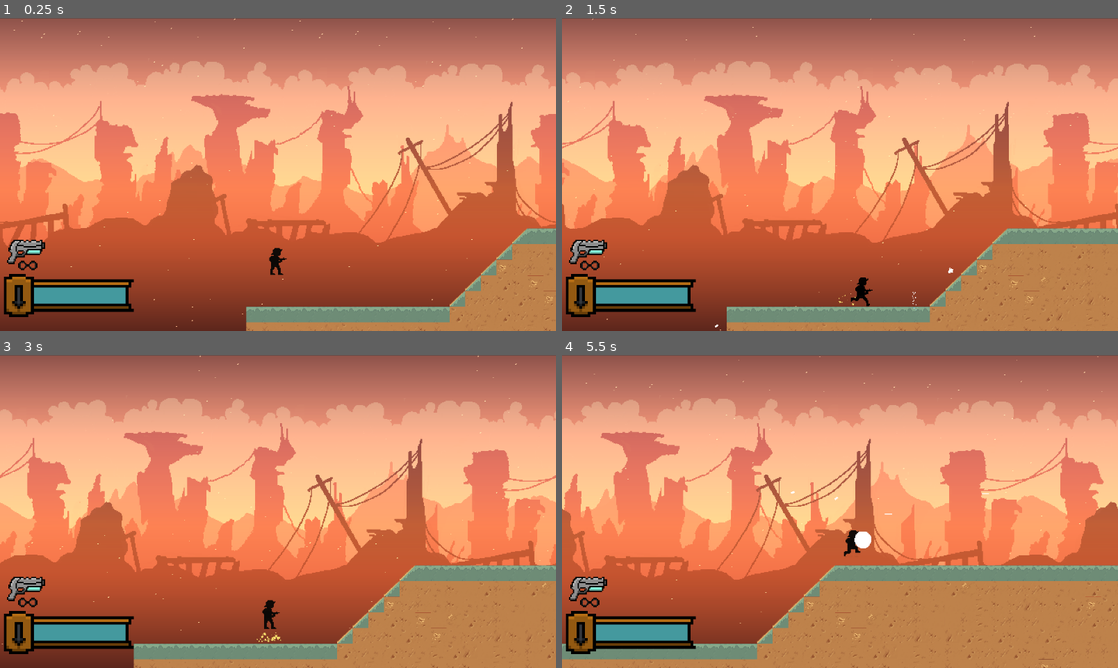
Above: before the commit, frames 1-4 (two rows, left to right).
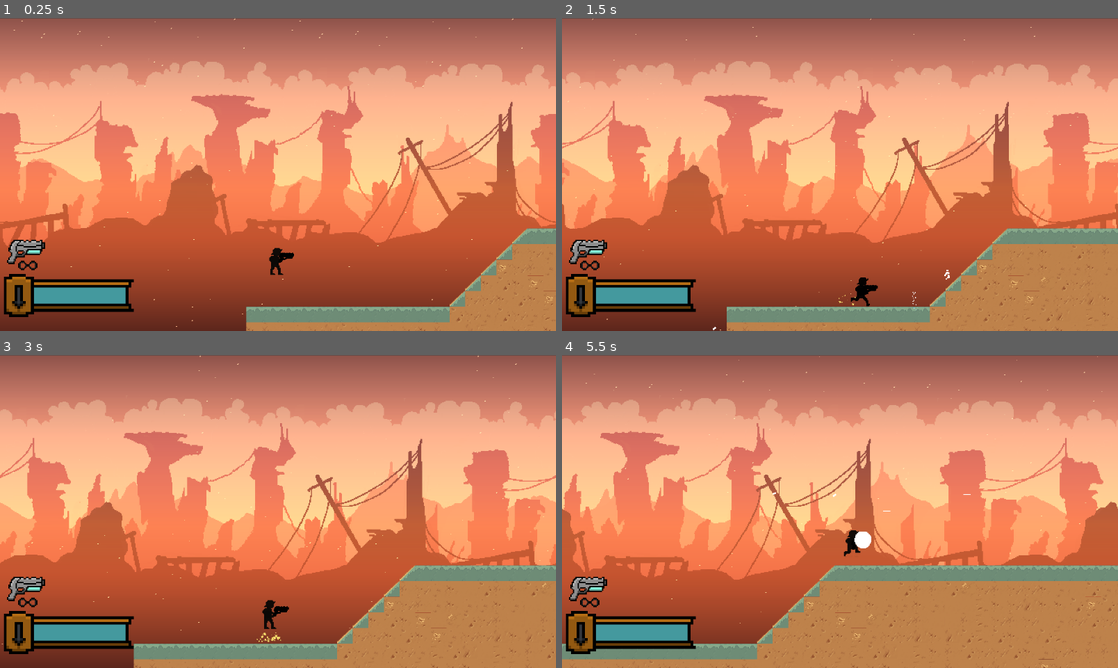
Above: after the commit, the same moments.

Repository: dzfrias/gladiator
Game: Godot game, scene res://scenes/mission.tscn
The game is run twice, just before and just after one commit, with the same random seed, the same clock (stepped at 60 frames per second) and the same inputs. This scene is started directly instead of the project's main scene. The engine's default icon, where the game draws it, is replaced by a stand-in: a white triangle on a blue panel in a dark square. Sound files missing from this copy of the repository are replaced by a short silence.
Inputs (mouse positions are in pixels of both pictures, inside the frame that each line leads up to):
- Up to frame 1 (0.25 s): no input
- Up to frame 2 (1.5 s): move the mouse to (962, 158) at 0.52 s; press the mouse at (962, 158) at 0.53 s; hold D (right) from 0.53 s (still down); tap Space (jump) at 0.77, 1.07 s; right-click (962, 158) at 0.8 s; move the mouse to (728, 190) at 1.27 s; release the mouse at (728, 190) at 1.28 s; right-click (728, 190) at 1.35 s
- Up to frame 3 (3 s): tap Space (jump) at 1.52, 1.82, 2.3, 2.85 s; tap Q (toggle_alt) at 1.55 s; move the mouse to (333, 442) at 2.02 s; release D (right) at 2.03 s; hold A (left) 2.03-2.78 s; hold Q (toggle_alt) 2.03-2.78 s; move the mouse to (250, 574) at 2.77 s; hold D (right) from 2.78 s (still down)
- Up to frame 4 (5.5 s): tap Space (jump) at 3.02, 3.32, 3.77, 4.07, 4.52, 4.82, 5.3 s; click (812, 574) at 3.05 s; move the mouse to (1006, 558) at 3.52 s; hold S (burrow) 3.53-4.28 s; right-click (1006, 558) at 3.8 s; move the mouse to (673, 464) at 4.27 s; release D (right) at 4.28 s; hold A (left) 4.28-5.03 s; tap Shift (fallthrough) at 4.35 s; tap Q (toggle_alt) at 4.55 s; move the mouse to (867, 511) at 5.02 s; press the mouse at (867, 511) at 5.03 s; hold D (right) from 5.03 s (still down)

The runs differ from the first frame. In frame 1, less than 0.1% of the frame differs, in the area x 50-53%, y 74-78%; in frame 2, less than 0.1%; in frame 3, less than 0.1%; in frame 4, 0.6%, in the area x 0-98%, y 0-93%.

Commit message:
Improve player weapon
Overlay weapon sprite over player sprite and fix sniper gun.

Diff:
--- a/scenes/player.tscn
+++ b/scenes/player.tscn
@@ -11,8 +11,11 @@
 [ext_resource type="Script" path="res://scripts/player/player_particles.gd" id="8_7w5qy"]
 [ext_resource type="Script" path="res://scripts/player/inventory.gd" id="11_40if5"]
 [ext_resource type="Texture2D" uid="uid://du6qc0vrqayb0" path="res://assets/Art/Player_Shoot.png" id="14_kscrq"]
+[ext_resource type="Shader" path="res://resources/shaders/solid_color.gdshader" id="14_ojru7"]
 [ext_resource type="Texture2D" uid="uid://b3yl3oymh43ks" path="res://assets/Art/PlayerJump1.png" id="15_3rly8"]
 [ext_resource type="Texture2D" uid="uid://dwowtfaylsxnu" path="res://assets/Art/PlayerWalk1.png" id="15_5unjr"]
+[ext_resource type="Texture2D" uid="uid://x4pn0woh6rtk" path="res://assets/Art/laser_pistol.png" id="15_ayyhw"]
+[ext_resource type="Script" path="res://scripts/player/player_gun.gd" id="16_ud12g"]
 
 [sub_resource type="RectangleShape2D" id="RectangleShape2D_m5kfl"]
 size = Vector2(40, 62)
@@ -146,6 +149,10 @@
 "name": &"walk",
 "speed": 8.0
 }]
+
+[sub_resource type="ShaderMaterial" id="ShaderMaterial_d3okp"]
+shader = ExtResource("14_ojru7")
+shader_parameter/color = Color(0, 0, 0, 1)
 
 [node name="Player" type="CharacterBody2D"]
 z_index = 1
@@ -224,3 +231,10 @@
 sprite_frames = SubResource("SpriteFrames_a5fr2")
 animation = &"walk"
 autoplay = "idle"
+
+[node name="PlayerGun" type="Sprite2D" parent="."]
+material = SubResource("ShaderMaterial_d3okp")
+position = Vector2(18, -5)
+scale = Vector2(1.2, 1.2)
+texture = ExtResource("15_ayyhw")
+script = ExtResource("16_ud12g")
--- a/scenes/wolf.tscn
+++ b/scenes/wolf.tscn
@@ -12,7 +12,7 @@
 [ext_resource type="Script" path="res://scripts/edge_detector.gd" id="10_1gcnm"]
 
 [sub_resource type="RectangleShape2D" id="RectangleShape2D_ot88w"]
-size = Vector2(55, 44.5)
+size = Vector2(60, 51)
 
 [sub_resource type="RectangleShape2D" id="RectangleShape2D_ct54a"]
 size = Vector2(28, 36)
@@ -124,7 +124,7 @@
 script = ExtResource("7_3l162")
 
 [node name="CollisionShape2D" type="CollisionShape2D" parent="."]
-position = Vector2(0.5, -2.75)
+position = Vector2(0, -5.5)
 shape = SubResource("RectangleShape2D_ot88w")
 
 [node name="Direction" type="Node" parent="."]
--- a/scripts/player/player.gd
+++ b/scripts/player/player.gd
@@ -6,7 +6,7 @@
 
 @export var movement_settings: Resource
 @export var bullet_wall_delta: float = 100.0
-@onready var selected_weapon = $MainWeapon
+@onready var selected_weapon: Weapon = $MainWeapon
 
 var _underground_time := 0.0
 var _state := State.CONTROL
@@ -15,10 +15,17 @@
 var _jump_time := 0.0
 var _jump_buffer := 0.0
 var _wants_burrow := false
+var _firing: FiringWeapon = FiringWeapon.NONE
 @onready var _current_move_speed = movement_settings.move_speed
 @onready var _original_item_x = $ItemPosition.position.x
 
 static var Instance
+
+enum FiringWeapon {
+	SELECTED,
+	OTHER,
+	NONE,
+}
 
 enum State {
 	CONTROL,
@@ -60,7 +67,7 @@
 
 	# As a last-ditch sanity check, disable the weapon if we're not in the control state
 	if _state != State.CONTROL:
-		_stop_firing()
+		_firing = FiringWeapon.NONE
 
 	# Handle continuous (horizontal) movement
 	match _state:
@@ -91,8 +98,7 @@
 
 	# Switch direction based on mouse if using omnidirectionally-aiming weapon
 	if selected_weapon.weapon_stats.aim_mode == WeaponStats.AimMode.OMNIDIRECTIONAL:
-		var mouse_angle = selected_weapon.get_angle_to(get_global_mouse_position())
-		var mouse_v := Vector2.RIGHT.rotated(mouse_angle)
+		var mouse_v := Vector2.RIGHT.rotated(get_firing_angle())
 		$Direction.is_right = mouse_v.x > 0
 		Debug.draw_line(
 			selected_weapon.global_position,
@@ -102,6 +108,28 @@
 			0.01,
 		)
 
+	# Fire gun if possible
+	match _firing:
+		FiringWeapon.NONE:
+			if $MainWeapon.is_continuous():
+				$MainWeapon.stop_continuous_fire()
+			if alt_weapon() != null and alt_weapon().is_continuous():
+				$AltWeapon.stop_continuous_fire()
+		FiringWeapon.SELECTED:
+			if selected_weapon.can_fire:
+				if selected_weapon.is_continuous():
+					selected_weapon.continuous_fire($Direction)
+				else:
+					selected_weapon.fire(get_firing_angle())
+		FiringWeapon.OTHER:
+			var other := $AltWeapon
+			if selected_weapon == $AltWeapon:
+				other = $MainWeapon
+			if other.can_fire:
+				if other.is_continuous():
+					other.continuous_fire($Direction)
+				else:
+					other.fire(get_firing_angle())
 	_align()
 	_adjust_bullet_walls()
 
@@ -138,7 +166,6 @@
 		set_collision_mask_value(Math.ilog2(Constants.PLATFORM_LAYER) + 1, true)
 
 	if event.is_action_pressed("toggle_alt") and alt_weapon() != null:
-		_stop_firing()
 		if selected_weapon == $MainWeapon:
 			$MainWeapon.deactivate_effects()
 			selected_weapon = $AltWeapon
@@ -161,7 +188,7 @@
 			if event.is_action_pressed("shield"):
 				$Shield.enable()
 				_state = State.SHIELD
-				_stop_firing()
+				_firing = FiringWeapon.NONE
 				_current_move_speed = movement_settings.shield_move_speed
 
 			# Burrow
@@ -181,21 +208,17 @@
 			if event.is_action_pressed("fire"):
 				var item = $Inventory.get_held_item()
 				if item == WEAPON_INDICATOR:
-					selected_weapon.set_firing($Direction)
+					_firing = FiringWeapon.SELECTED
 				else:
 					assert(item is GadgetInfo)
 					_use_gadget(item)
 			if event.is_action_released("fire"):
-				_stop_firing()
+				_firing = FiringWeapon.NONE
 
 			if event.is_action_pressed("fire_alt") and alt_weapon() != null:
-				if selected_weapon == $MainWeapon:
-					$AltWeapon.set_firing($Direction)
-				else:
-					assert(selected_weapon == $AltWeapon)
-					$MainWeapon.set_firing($Direction)
+				_firing = FiringWeapon.OTHER
 			if event.is_action_released("fire_alt"):
-				_stop_firing()
+				_firing = FiringWeapon.NONE
 
 			# Interact
 			if event.is_action_pressed("interact"):
@@ -245,11 +268,11 @@
 	_is_jumping = true
 	velocity.y = -movement_settings.jump_speed
 
-func damage(amount: float, direction: Vector2) -> void:
+func damage(amount: float, direction_: Vector2) -> void:
 	if $Health.has_died or collision_layer == Constants.INVINCIBLE_LAYER:
 		return
 	print("Player hit")
-	$Health.take_damage(amount, direction)
+	$Health.take_damage(amount, direction_)
 
 func _roll() -> void:
 	_state = State.ROLL
@@ -317,7 +340,7 @@
 	return $Inventory.get_held_item() == WEAPON_INDICATOR
 
 func _on_item_switched(_current_item):
-	selected_weapon.set_firing(null)
+	_firing = FiringWeapon.NONE
 
 func is_on_platform():
 	return $PlatformRaycast.is_colliding()
@@ -350,16 +373,23 @@
 
 func hitbox() -> CollisionShape2D:
 	return $Hitbox
+
+func direction() -> Direction:
+	return $Direction
+
+func sprite() -> AnimatedSprite2D:
+	return $AnimatedSprite2D
+
+func get_firing_angle() -> float:
+	if selected_weapon.weapon_stats.aim_mode == WeaponStats.AimMode.OMNIDIRECTIONAL:
+		return selected_weapon.get_angle_to(get_global_mouse_position())
+	return $Direction.angle
 
 func _on_weapon_fired(weapon_: Weapon) -> void:
 	var strength: Vector2 = Vector2(12.0 * -$Direction.scalar, -4.0) * weapon_.weapon_stats.strength
 	$Camera2D.move(strength)
 	if $AnimatedSprite2D.get_animation() == "idle" or $AnimatedSprite2D.get_animation() == "fire":
 		$AnimatedSprite2D.play("fire")
-
-func _stop_firing() -> void:
-	$MainWeapon.set_firing(null)
-	$AltWeapon.set_firing(null)
 
 func _flash_invincible() -> void:
 	while collision_layer == Constants.INVINCIBLE_LAYER:
--- /dev/null
+++ b/scripts/player/player_gun.gd
@@ -0,0 +1,33 @@
+class_name PlayerGun extends Sprite2D
+
+@export var run_offset: Vector2 = Vector2(-5, 2)
+@export var run_frames: Array[int] = [2, 6]
+@export var shoot_rotation: float = PI / 6
+@export var shoot_recovery_speed: float = 0.2
+
+var _player: Player
+@onready var _original_x: float = position.x
+@onready var _original_y: float = position.y
+
+func _ready() -> void:
+	_player = get_parent() as Player
+	_player.on_weapon_switch.connect(_on_weapon_switched)
+	_player.main_weapon().fired.connect(_on_weapon_fired)
+	# _player.alt_weapon().fired.connect(_on_weapon_fired)
+
+func _process(_delta: float) -> void:
+	var p := run_offset if run_frames.has(_player.sprite().frame) else Vector2.ZERO
+	p.x *= _player.direction().scalar
+	position.x = _original_x * _player.direction().scalar
+	position.y = _original_y
+	position += p
+	flip_h = not _player.direction().is_right
+	visible = _player.sprite().visible
+
+func _on_weapon_switched() -> void:
+	texture = _player.selected_weapon.weapon_stats.image
+
+func _on_weapon_fired() -> void:
+	rotation = shoot_rotation * -_player.direction().scalar
+	var tween = get_tree().create_tween()
+	tween.tween_property(self, "rotation", 0.0, shoot_recovery_speed)
--- a/scripts/player/weapon.gd
+++ b/scripts/player/weapon.gd
@@ -18,8 +18,6 @@
 var _weapon_stats: WeaponStats
 var is_reloading: bool = false
 var can_fire: bool = true
-# NOTE when this field is null, we are not firing
-var _fire_direction: Direction = null
 var _continuous_projectile: Node2D
 var _prefire_flash: Node2D
 var _ammo_time: float
@@ -30,12 +28,6 @@
 func _ready() -> void:
 	if auto_activate_effects:
 		activate_effects()
-
-func set_firing(direction: Direction):
-	_fire_direction = direction
-
-func is_firing() -> bool:
-	return _fire_direction != null
 
 func activate_effects() -> void:
 	assert(effects == null)
@@ -52,30 +44,34 @@
 	effects = null
 
 func _process(delta: float) -> void:
-	if not is_firing():
-		if _continuous_projectile != null:
-			_continuous_projectile.queue_free()
-			_continuous_projectile = null
-		return
-
-	if weapon_stats.firing_interval > 0:
-		fire(_fire_direction.angle)
-	elif _continuous_projectile == null and ammo > 0:
-		_continuous_projectile = weapon_stats.projectile.instantiate()
-		_continuous_projectile.set_direction(_fire_direction)
-		add_child(_continuous_projectile)
-
 	if _continuous_projectile != null:
-		var prev = int(_ammo_time)
-		_ammo_time -= delta
+		var prev := int(_ammo_time)
+		_ammo_time = maxf(_ammo_time - delta, 0.0)
 		if int(_ammo_time) != prev:
 			ammo -= 1
 			on_ammo_changed.emit(ammo, weapon_stats.max_ammo)
-		if _ammo_time <= 0:
+		if _ammo_time == 0:
 			_continuous_projectile.queue_free()
 			_continuous_projectile = null
 
+func continuous_fire(direction: Direction) -> void:
+	assert(is_continuous())
+	if _continuous_projectile != null or ammo == 0:
+		return
+
+	_continuous_projectile = weapon_stats.projectile.instantiate()
+	_continuous_projectile.set_direction(direction)
+	add_child(_continuous_projectile)
+
+func stop_continuous_fire() -> void:
+	assert(is_continuous())
+	if _continuous_projectile == null:
+		return
+	_continuous_projectile.queue_free()
+	_continuous_projectile = null
+
 func fire(angle: float):
+	assert(weapon_stats.firing_interval > 0)
 	if ammo == 0 or !can_fire:
 		return
 
@@ -124,7 +120,11 @@
 
 func add_ammo(amt: int) -> void:
 	ammo = mini(ammo + amt, weapon_stats.max_ammo)
+	_ammo_time = minf(_ammo_time + amt, weapon_stats.max_ammo)
 	on_ammo_changed.emit(ammo, weapon_stats.max_ammo)
+
+func is_continuous() -> bool:
+	return weapon_stats.firing_interval == 0
 
 func _do_effects(angle: float) -> void:
 	var muzzle_flash := _muzzle_flash_scene.instantiate() as TweenedScaler
Not shown: 1 places in scenes/mission.tscn that only renumber resources
Not shown: 1 places in scenes/player.tscn that only renumber resources
